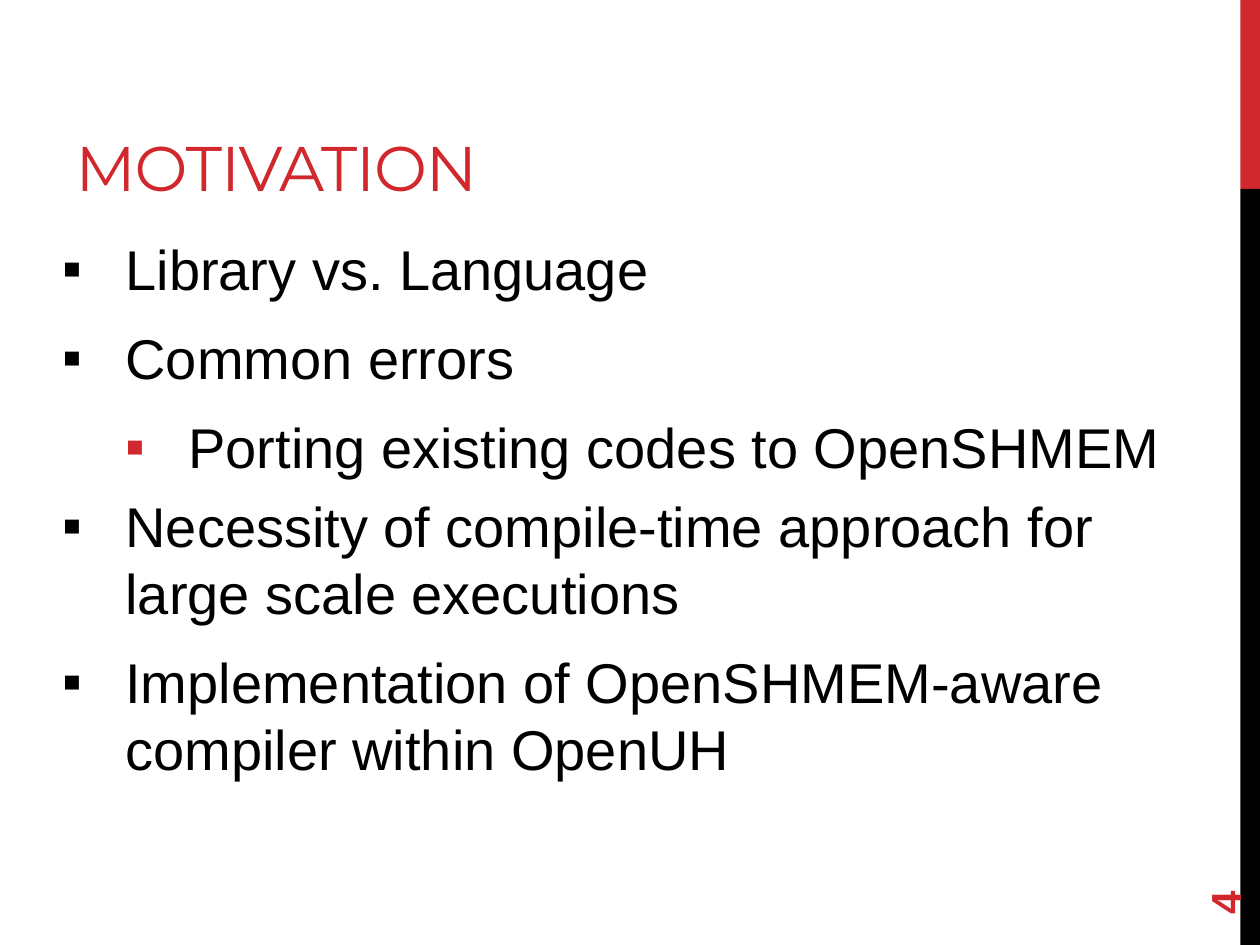
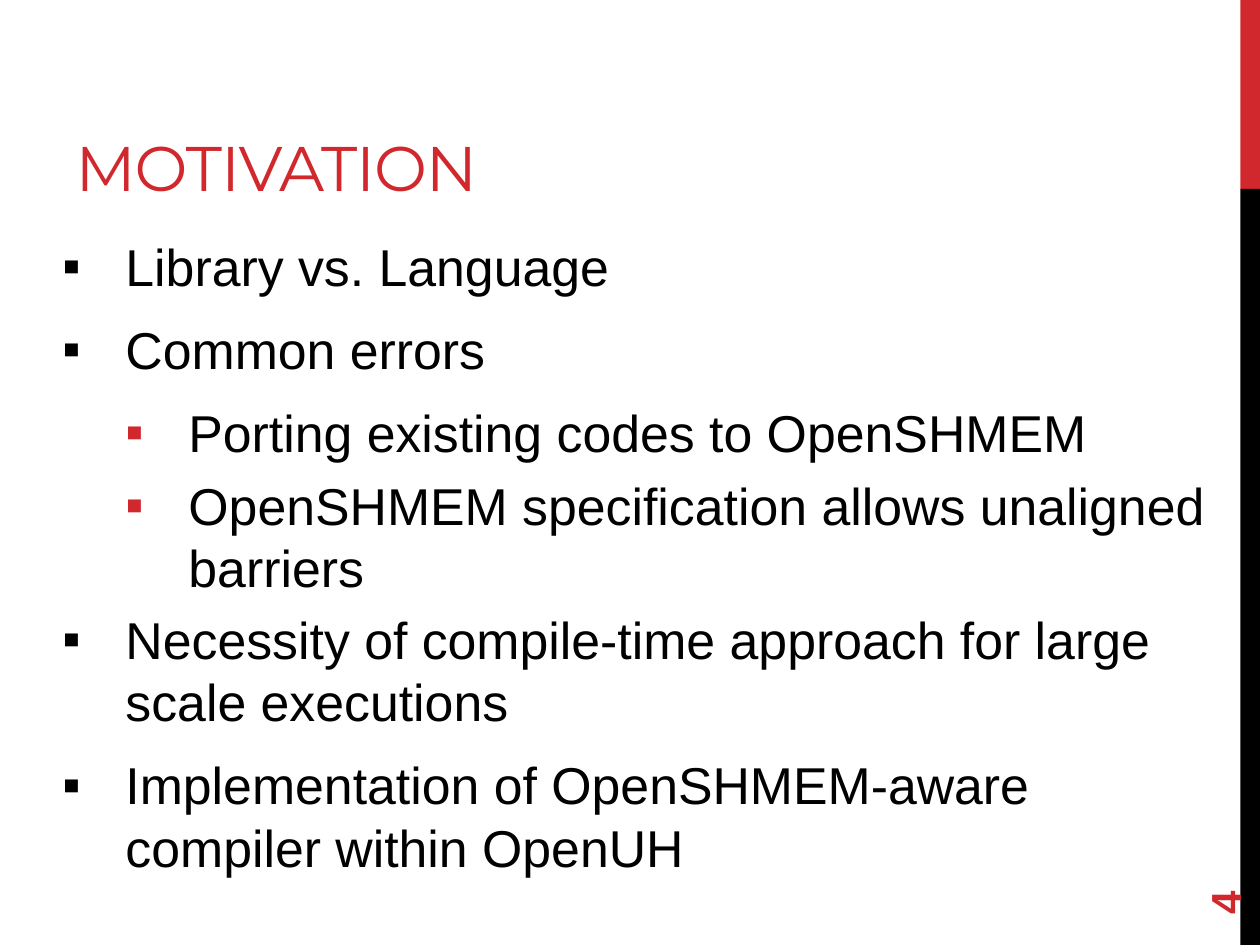
Before and after one commit to openshmem-org/sc14-tutorial, a slide deck: slide 4 of SHMEM-Analyzer.pptx. Drawn at 1260x945 pixels with LibreOffice and Linux fonts; fonts in the diff are those of the drawing. Boxes give left, top, right and bottom in pixels: in the first picture for what was removed or moved away, otherwise in the second. Text is boxed around its words. In the diff, an @@ line names an element or a change of style, - is before the commit and + after.

Commit message:
Add some features related to barrier matching analysis

```diff
--- a/SHMEM-Analyzer.pptx
+++ b/SHMEM-Analyzer.pptx
@@ text at [125,248,1150,815]: size 32 to 29.6 pt in "Library vs. Language", "Common errors", "Porting existing codes to OpenSHMEM", "Necessity of compile-time approach for large scale ..." and 1 more places @@
@@ text at [188,487,1205,588]: paragraph added @@
+  ▪ OpenSHMEM specification allows unaligned barriers
```
Also in this commit, not shown: 1 other slide changed.
